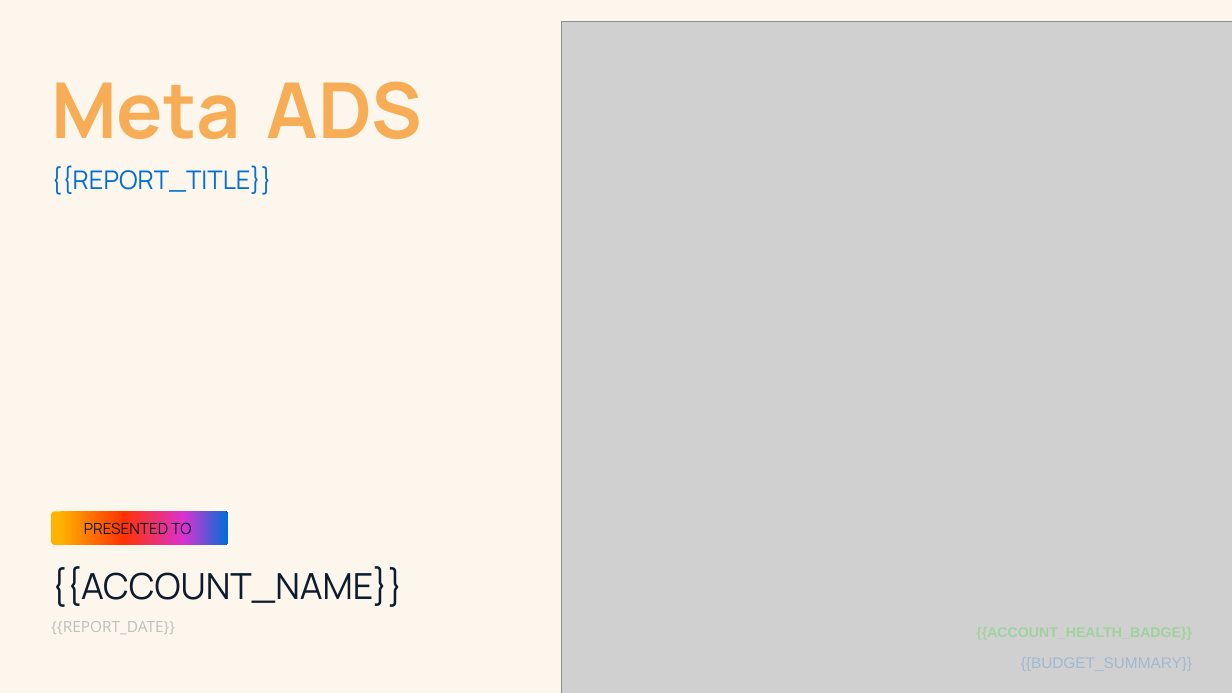
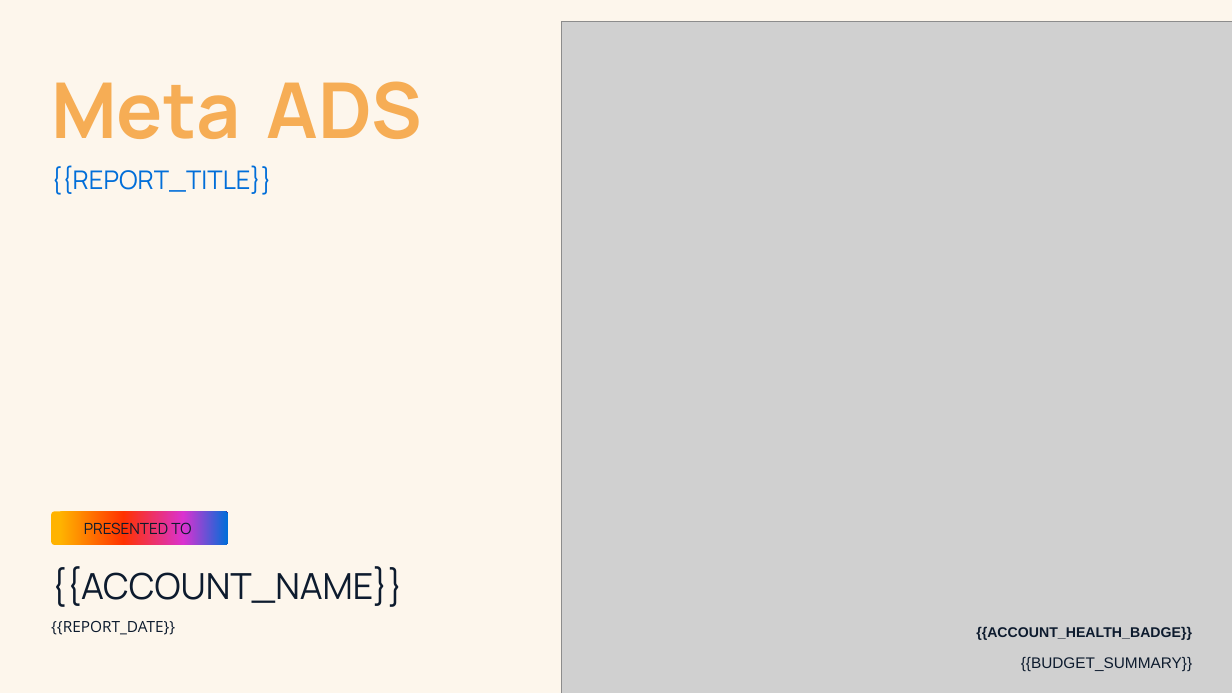
Before and after one commit to nextreport-app/NRE, a slide deck: slide 1 of templates/meta-ads-light.pptx. Drawn at 1232x693 pixels with LibreOffice and Linux fonts; fonts in the diff are those of the drawing; grey boxes stand for pictures; background and template pictures are left out; a plain dark background stands for a picture behind light text. Boxes give left, top, right and bottom in pixels: in the first picture for what was removed or moved away, otherwise in the second. Text is boxed around its words. In the diff, an @@ line names an element or a change of style, - is before the commit and + after.

```diff
--- a/templates/meta-ads-light.pptx
+++ b/templates/meta-ads-light.pptx
@@ rectangle removed at (x1=0, y1=0, x2=1232, y2=693) @@
@@ text "{{REPORT_DATE}}" at (x1=51, y1=621, x2=175, y2=635): text colour #BFBFBF to #0D1B2E @@
@@ text "{{ACCOUNT_HEALTH_BADGE}}" at (x1=976, y1=626, x2=1192, y2=640): text colour #A0D2A0 to #0D1B2E @@
@@ text "{{BUDGET_SUMMARY}}" at (x1=1021, y1=657, x2=1192, y2=671): text colour #A0B9D2 to #0D1B2E @@
```
Also in this commit, not shown: 2 other slides changed, 1 other file.
